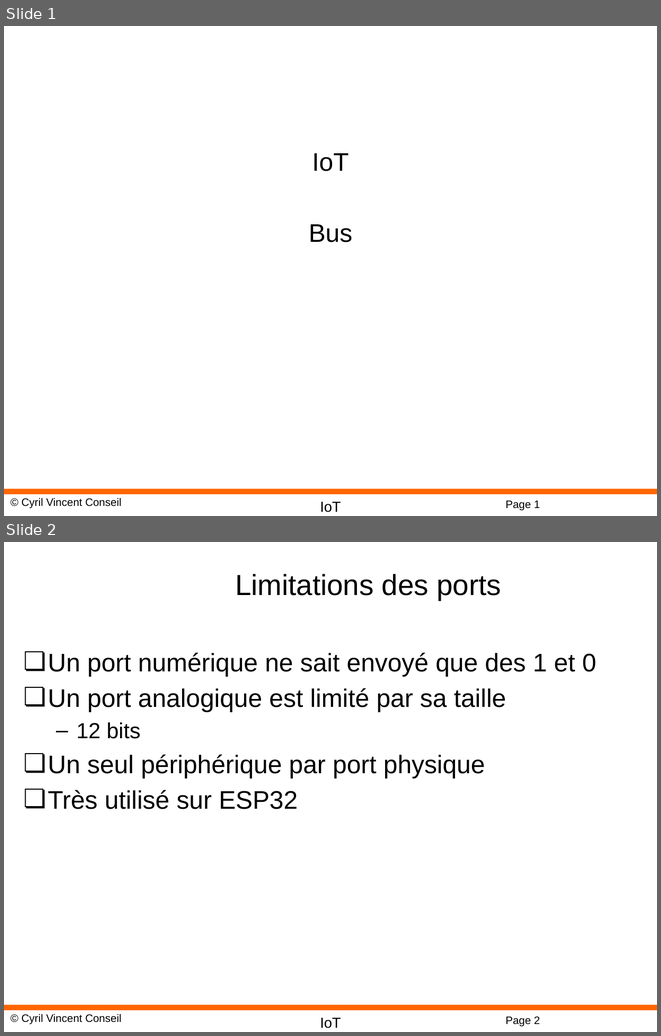
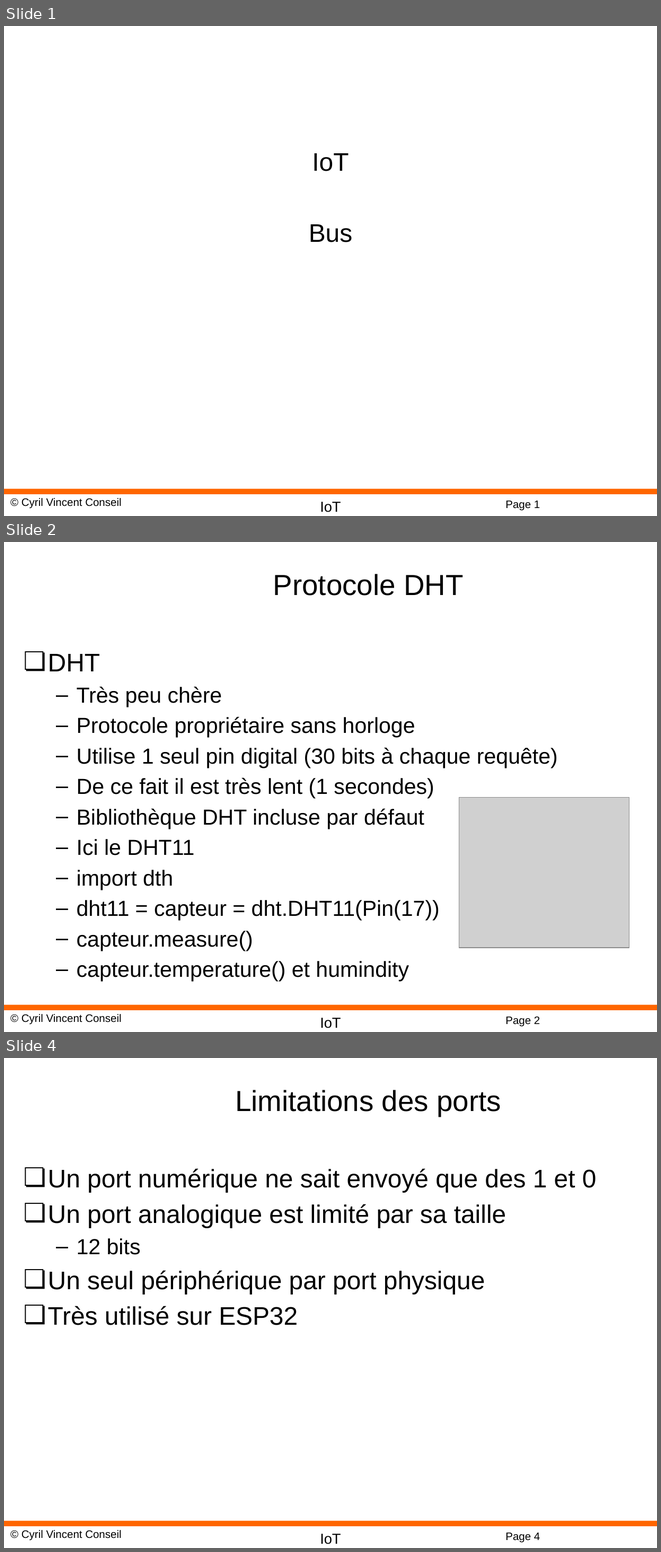
Before and after one commit to cyrilvincent/IoT, a slide deck: ppt/IoT20-MicropythonBus.pptx. Shown one above the other, each under a label of ours: slides 1 and 2 before the commit, slides 1, 2 and 4 after it; the slides between them are not shown. The pictures are 661x1036 and 661x1552 pixels, drawn with LibreOffice and Linux fonts; fonts in the diff are those of the drawing; grey boxes stand for pictures; background and template pictures are left out. Boxes give left, top, right and bottom in pixels: in the first picture for what was removed or moved away, otherwise in the second. Text is boxed around its words. In the diff, an @@ line names an element or a change of style, - is before the commit and + after.

```diff
--- a/ppt/IoT20-MicropythonBus.pptx
+++ b/ppt/IoT20-MicropythonBus.pptx
@@ slide 2 added at (4, 542, 657, 1032), background #FFFFFF; not listed: 4 template elements that a slide beside it also shows @@
@@ title added at (273, 574, 463, 596), 32 pt, text #000000 @@
+Protocole DHT
@@ text added at (48, 654, 558, 981), 24 pt, text #000000 @@
+❏ DHT
+  – Très peu chère
+  – Protocole propriétaire sans horloge
+  – Utilise 1 seul pin digital (30 bits à chaque requête)
+  – De ce fait il est très lent (1 secondes)
+  – Bibliothèque DHT incluse par défaut
+  – Ici le DHT11
+  – import dth
+  – dht11 = capteur = dht.DHT11(Pin(17))
+  – capteur.measure()
+  – capteur.temperature() et humindity
@@ picture added at (459, 797, 629, 947) @@
@@ what was slide 2 is now slide 4 @@
@@ page number at (505, 1532, 540, 1542): text changed @@
-Page 2
+Page 4
```
Also in this commit, not shown: 1 other slide added, 19 other files.
